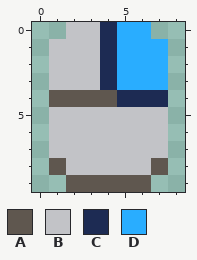
Two states of a pixel-art file, assets/mouse_right.aseprite. Above: the version before the commit.
9x10 pixels, 1 frame.
Palette (. is transparent): A #5f574f  B #c2c3c7  C #1d2b53  D #29adff
The same view after the edit:
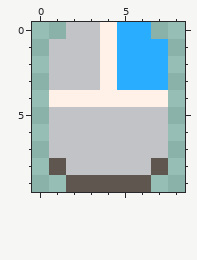
Changes in this commit:
@@ palette @@
-C #1d2b53
+C #fff1e8
@@ x 0..8 @@
  3 .BBBCDDD.
- 4 .AAAACCC.
+ 4 .CCCCCCC.
  5 .BBBBBBB.
